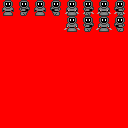
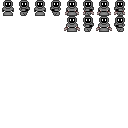
Layer changes from the first 128px x 128px image to the second:
painted on "sketch" over [64, 11, 125, 31]
hid "test background" over [0, 0, 128, 128]
